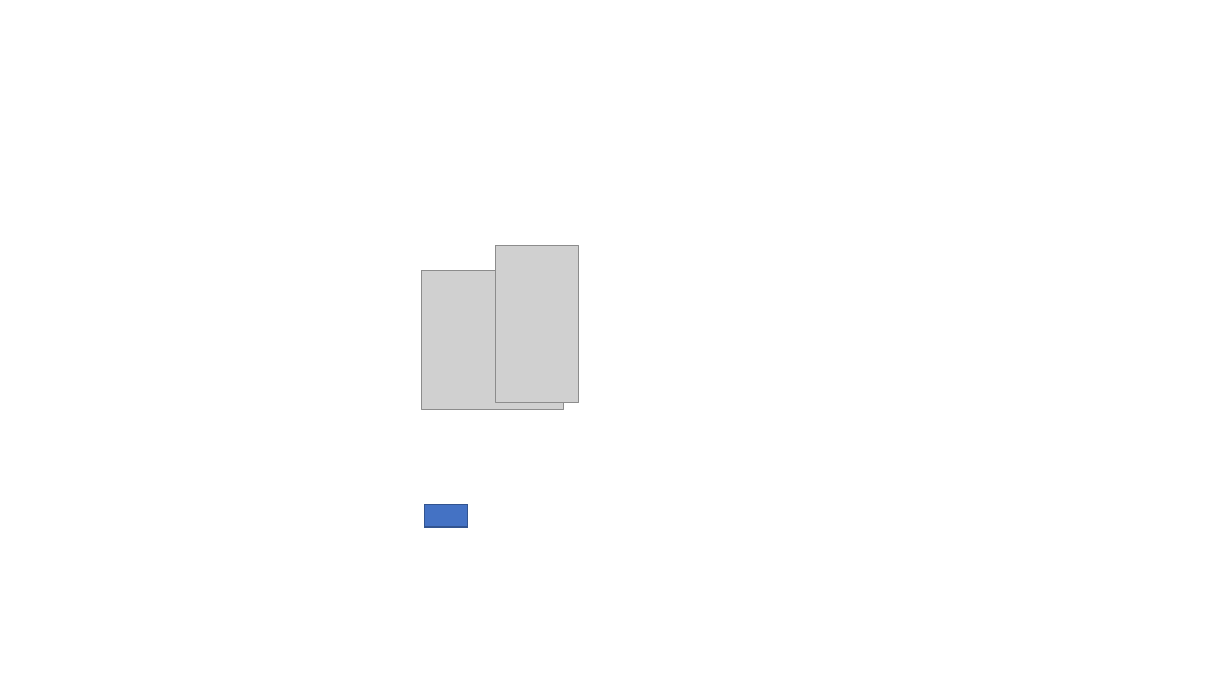
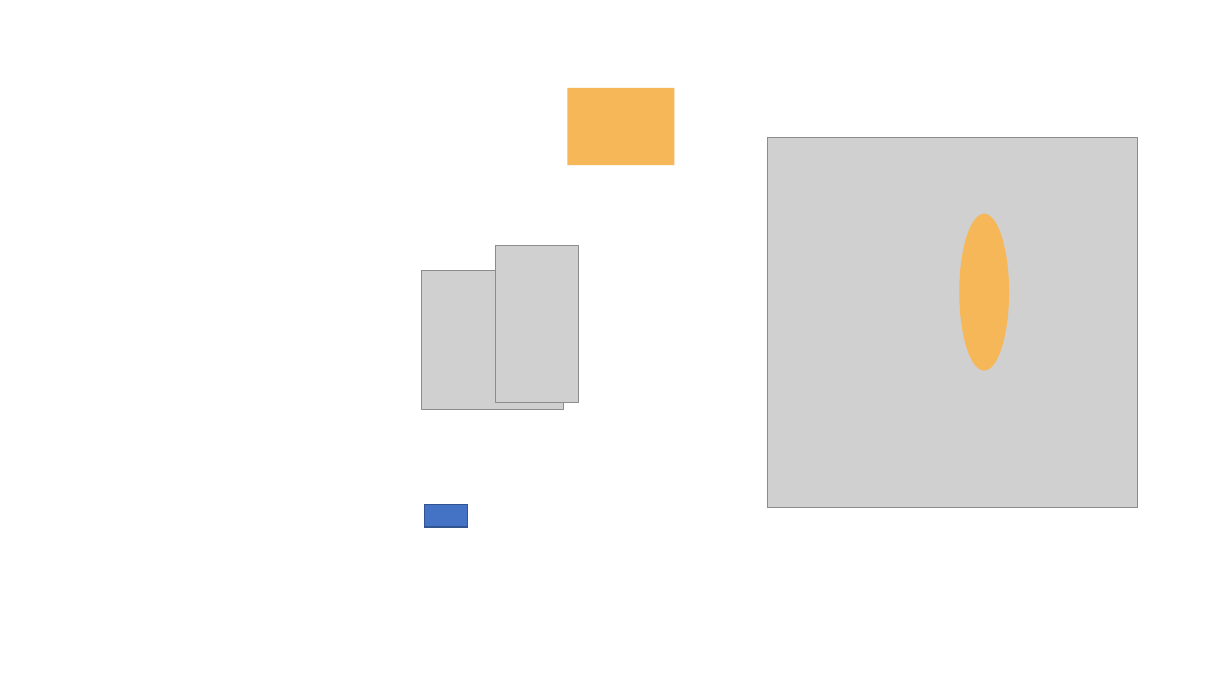
Before and after one commit to Ematusz/Litness, a slide deck: slide 4 of litorshiticons.pptx. Drawn at 1232x693 pixels with LibreOffice and Linux fonts; fonts in the diff are those of the drawing; grey boxes stand for pictures. Boxes give left, top, right and bottom in pixels: in the first picture for what was removed or moved away, otherwise in the second. Text is boxed around its words. In the diff, an @@ line names an element or a change of style, - is before the commit and + after.

```diff
--- a/litorshiticons.pptx
+++ b/litorshiticons.pptx
@@ rectangle added at [567,88,675,165], fill #F6B759 @@
@@ picture added at [768,138,1139,508] @@
@@ ellipse added at [959,213,1009,371], fill #F6B759 @@
```
Also in this commit, not shown: 1 other slide changed, 1 slide added, 1 slide removed, 6 other files.
